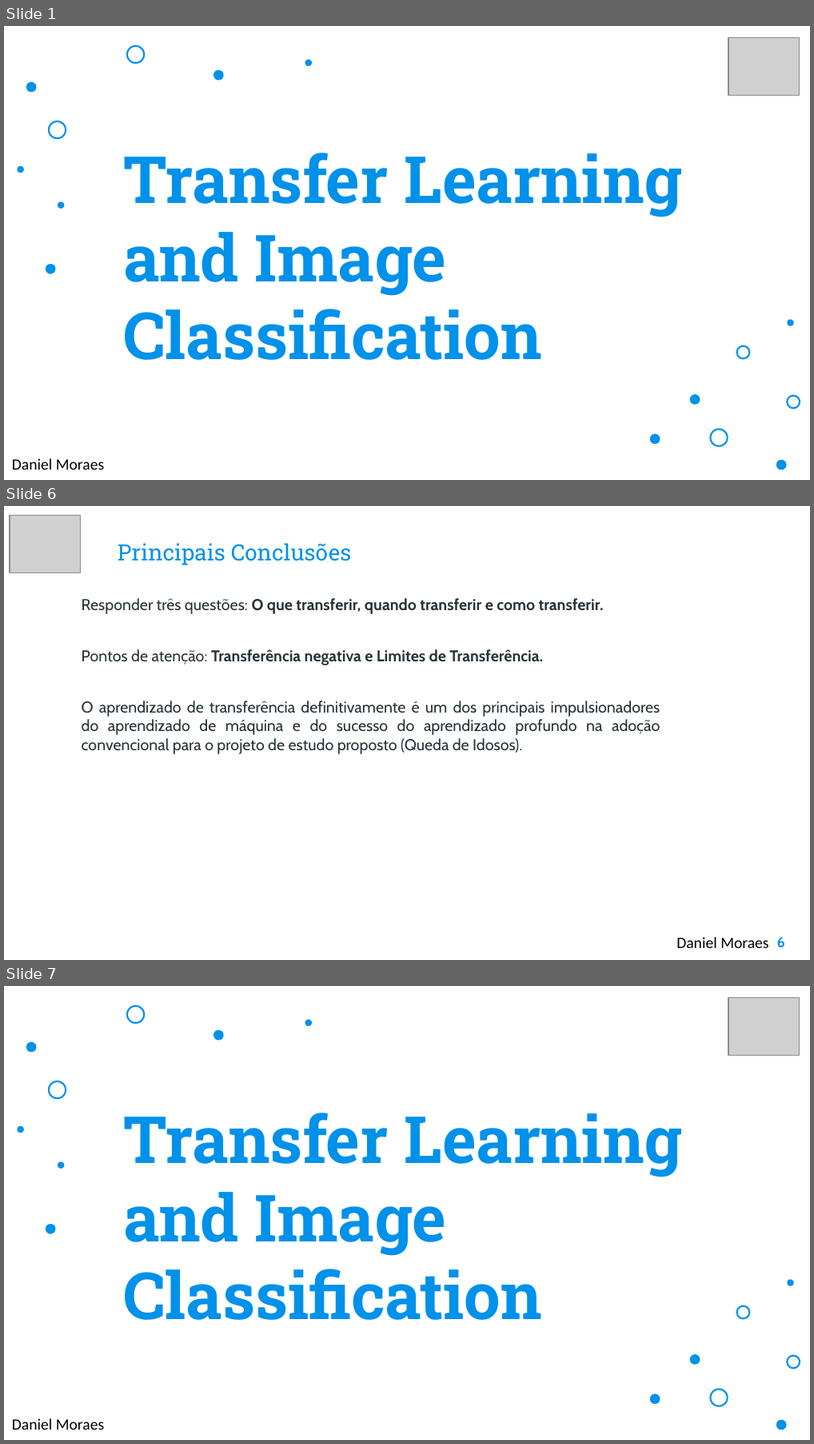
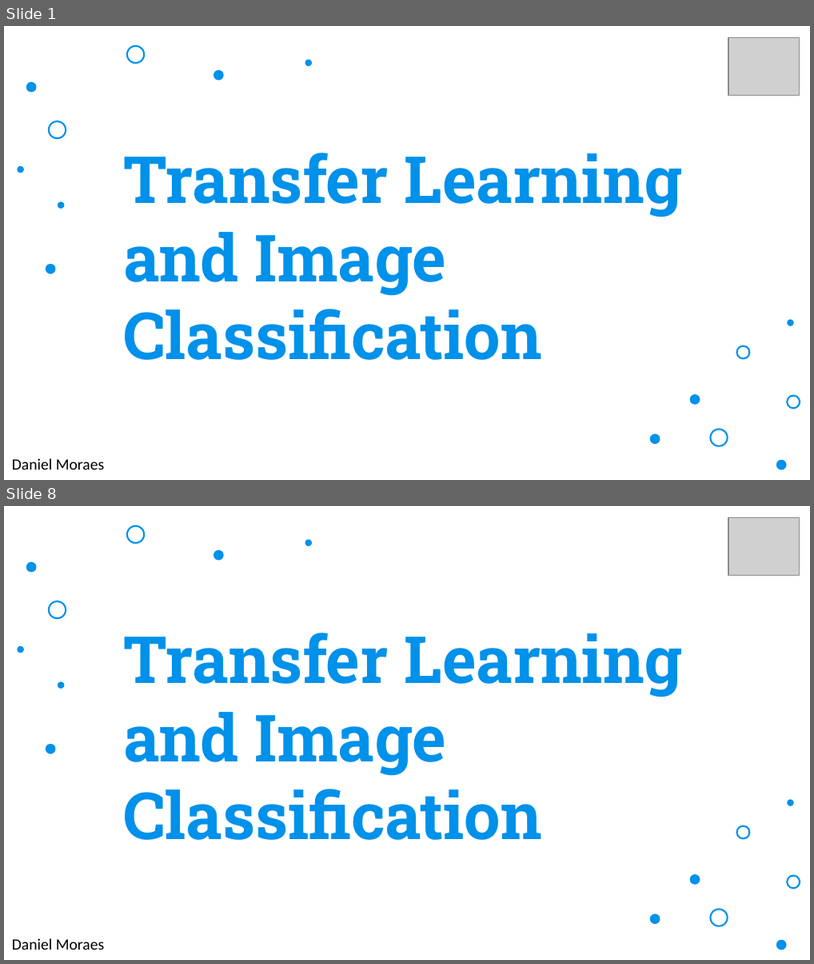
Before and after one commit to danielmoraesdelima/dissertacaounifor, a slide deck: Unifor - MIA - Transfer Learning and Image Classification.pptx. Shown one above the other, each under a label of ours: slides 1, 6 and 7 before the commit, slides 1 and 8 after it; the slides between them are not shown. The pictures are 814x1444 and 814x964 pixels, drawn with LibreOffice and Linux fonts; fonts in the diff are those of the drawing; grey boxes stand for pictures; background and template pictures are left out. Boxes give left, top, right and bottom in pixels: in the first picture for what was removed or moved away, otherwise in the second. Text is boxed around its words. In the diff, an @@ line names an element or a change of style, - is before the commit and + after.

```diff
--- a/Unifor - MIA - Transfer Learning and Image Classification.pptx
+++ b/Unifor - MIA - Transfer Learning and Image Classification.pptx
@@ slide 6 removed at <box>4,506,810,960</box>, background picture (left out) @@
@@ picture removed at <box>10,516,80,573</box> @@
@@ title removed at <box>118,543,352,565</box> @@
-Principais Conclusões
@@ text removed at <box>82,598,661,754</box> @@
-Responder três questões: O que transferir, quando transferir e como transferir.
-Pontos de atenção: Transferência negativa e Limites de Transferência.
-O aprendizado de transferência definitivamente é um dos principais impulsionadores do aprendizado de máquina e do sucesso do aprendizado profundo na adoção convencional para o projeto de estudo proposto (Queda de Idosos).
@@ text removed at <box>677,936,769,948</box> @@
-Daniel Moraes
@@ page number removed at <box>778,936,786,948</box> @@
-6
@@ what was slide 7 is now slide 8 @@
```
Also in this commit, not shown: 1 slide changed, 5 slides added, 3 other slides removed.
